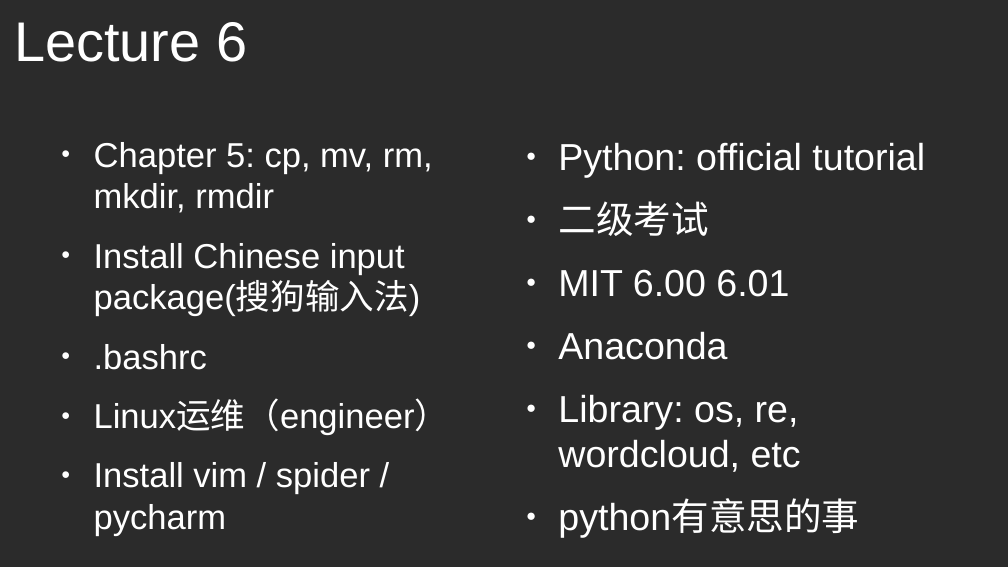
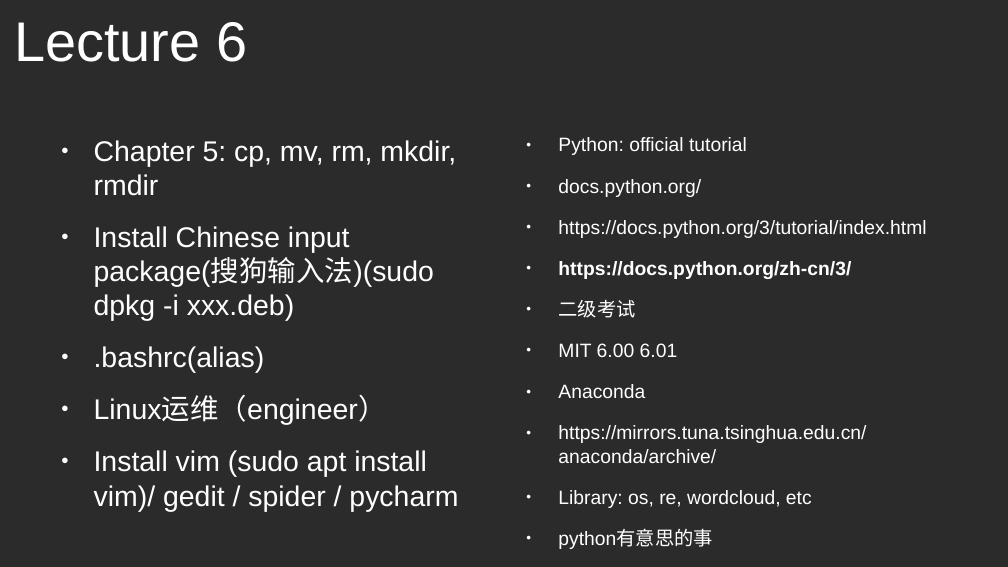
Before and after one commit to wubinbai/linux, a slide deck: slide 1 of l6.odp. Drawn at 1008x567 pixels with LibreOffice and Linux fonts; fonts in the diff are those of the drawing; background and template pictures are left out; a plain dark background stands for a picture behind light text. Boxes give left, top, right and bottom in pixels: in the first picture for what was removed or moved away, otherwise in the second. Text is boxed around its words. In the diff, an @@ line names an element or a change of style, - is before the commit and + after.

```diff
--- a/l6.odp
+++ b/l6.odp
@@ text at (x1=94, y1=140, x2=456, y2=425): size 27.2 to 22.4 pt in "Chapter 5: cp, mv, rm, mkdir, rmdir", "Linux运维（engineer）" @@
@@ text at (x1=558, y1=137, x2=812, y2=549): size 29.6 to 15.2 pt in "Python: official tutorial", "二级考试", "MIT 6.00 6.01", "Anaconda" and 2 more places @@
@@ text at (x1=558, y1=179, x2=926, y2=279): paragraphs added @@
+● docs.python.org/
+● https://docs.python.org/3/tutorial/index.html
+● https://docs.python.org/zh-cn/3/
@@ text at (x1=94, y1=226, x2=434, y2=373): text changed; size 27.2 to 22.4 pt @@
-● Install Chinese input package(搜狗输入法)
-● .bashrc
+● Install Chinese input package(搜狗输入法)(sudo dpkg -i xxx.deb)
+● .bashrc(alias)
@@ text at (x1=558, y1=425, x2=866, y2=463): paragraph added @@
+● https://mirrors.tuna.tsinghua.edu.cn/anaconda/archive/
@@ text at (x1=94, y1=450, x2=458, y2=511): text changed; size 27.2 to 22.4 pt @@
-● Install vim / spider / pycharm
+● Install vim (sudo apt install vim)/ gedit / spider / pycharm
```
Also in this commit, not shown: 2 slides added, 2 slides removed, 2 other files.
